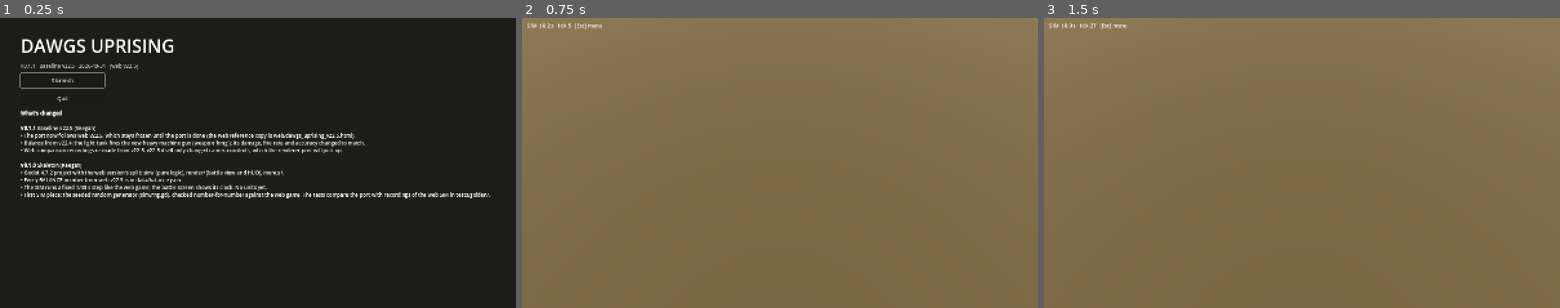
Above: before the commit, frames 1-3 (left to right).
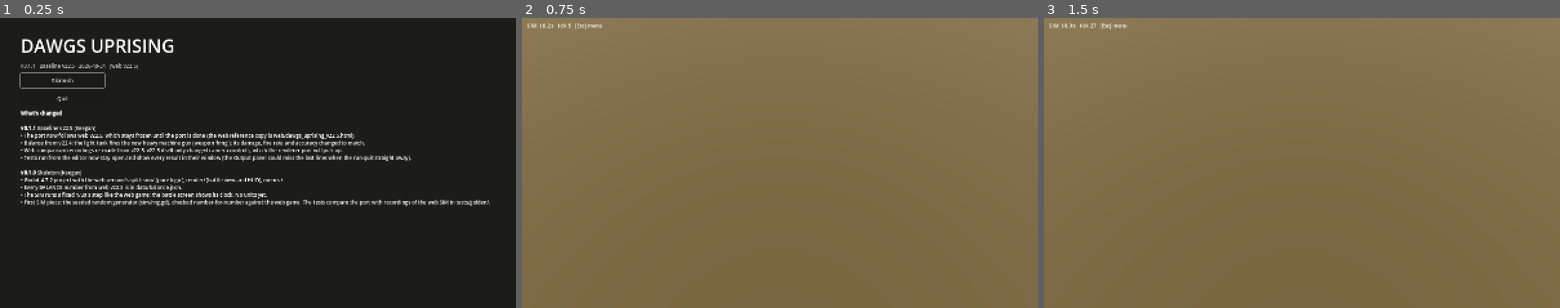
Above: after the commit, the same moments.

Repository: Keeeeeeeeg/dawgs_uprising
Game: Godot game, scene res://menus/main_menu.tscn
Two runs of this game, one before a commit and one after it. Both use one fixed random seed, a clock stepped at 60 frames per second and the inputs below.
Inputs:
- Up to frame 1 (0.25 s): no input
- Up to frame 2 (0.75 s): click "Skirmish" at 0.5 s
- Up to frame 3 (1.5 s): no input

The runs differ from the first frame. In frame 1, 4.6% of the frame differs, in the area x 4-95%, y 47-65%; in frame 2, nothing differs; in frame 3, nothing differs.

Commit message:
tests: keep the window open with results when run from the editor (Output could drop the tail on instant quit)
Co-Authored-By: Claude Opus 5.5 <noreply@anthropic.com>
Claude-Session: https://claude.ai/code/session_01BiT1vnVcpnmkG4v7TAu3Cv

Diff:
--- a/godot/data/version.json
+++ b/godot/data/version.json
@@ -12,7 +12,8 @@
    "changes": [
     "The port now follows web v22.5, which stays frozen until the port is done (the web reference copy is web/dawgs_uprising_v22.5.html).",
     "Balance from v22.4: the light tank fires the new heavy machine gun (weapon 'hmg'); its damage, fire rate and accuracy changed to match.",
-    "Web comparison recordings re-made from v22.5. v22.5 itself only changed camera controls, which the renderer port will pick up."
+    "Web comparison recordings re-made from v22.5. v22.5 itself only changed camera controls, which the renderer port will pick up.",
+    "Tests run from the editor now stay open and show every result in their window (the Output panel could miss the last lines when the run quit straight away)."
    ]
   },
   {
--- a/godot/tests/run_tests.gd
+++ b/godot/tests/run_tests.gd
@@ -2,7 +2,9 @@
 ## Headless checks. Run either way:
 ##   godot --headless --path godot res://tests/run_tests.tscn
 ##   or open tests/run_tests.tscn in the editor and press F6.
-## Prints one line per check and "TESTS PASSED n/n" or "TESTS FAILED"; exits with code 0 or 1.
+## Prints one line per check and "TESTS PASSED n/n" or "TESTS FAILED".
+## Headless: exits with code 0 or 1. From the editor: stays open and shows every line in the window
+## (quitting at once can cut off the editor's Output panel), close it when done.
 
 const SIM_DIR := "res://sim"
 const SimCore := preload("res://sim/sim.gd")
@@ -14,6 +16,7 @@
 
 var _passed := 0
 var _failed := 0
+var _lines: PackedStringArray = []
 
 
 func _ready() -> void:
@@ -22,20 +25,36 @@
 	_check_sim_is_pure()
 	_check_rng_matches_web()
 	var total := _passed + _failed
-	if _failed == 0:
-		print("TESTS PASSED %d/%d" % [_passed, total])
+	var summary := "TESTS PASSED %d/%d" % [_passed, total] if _failed == 0 else "TESTS FAILED %d of %d" % [_failed, total]
+	print(summary)
+	_lines.insert(0, summary + "\n")
+	if DisplayServer.get_name() == "headless":
+		get_tree().quit(0 if _failed == 0 else 1)
 	else:
-		print("TESTS FAILED %d of %d" % [_failed, total])
-	get_tree().quit(0 if _failed == 0 else 1)
+		_show(_lines, _failed == 0)
 
 
 func _ok(cond: bool, what: String) -> void:
+	var line := ("  ok   " if cond else "  FAIL ") + what
+	_lines.append(line)
 	if cond:
 		_passed += 1
-		print("  ok   ", what)
+		print(line)
 	else:
 		_failed += 1
-		printerr("  FAIL ", what)
+		printerr(line)
+
+
+## Editor runs: put the results in the window so nothing depends on the Output panel.
+func _show(lines: PackedStringArray, passed: bool) -> void:
+	var text := RichTextLabel.new()
+	text.set_anchors_preset(Control.PRESET_FULL_RECT)
+	text.selection_enabled = true
+	text.add_theme_color_override("default_color", Color.PALE_GREEN if passed else Color.SALMON)
+	text.text = "\n".join(lines) + "\n\n(Select and Ctrl+C to copy. Close this window when done.)"
+	var layer := CanvasLayer.new()
+	layer.add_child(text)
+	add_child(layer)
 
 
 func _check_balance() -> void:
